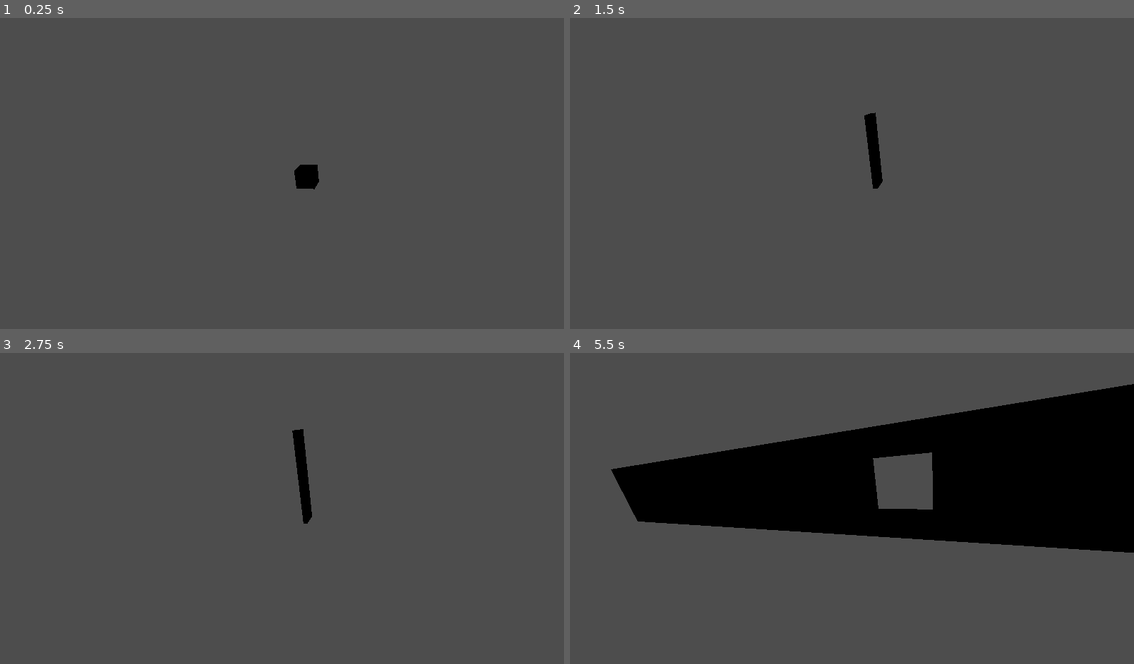
Above: before the commit, frames 1-4 (two rows, left to right).
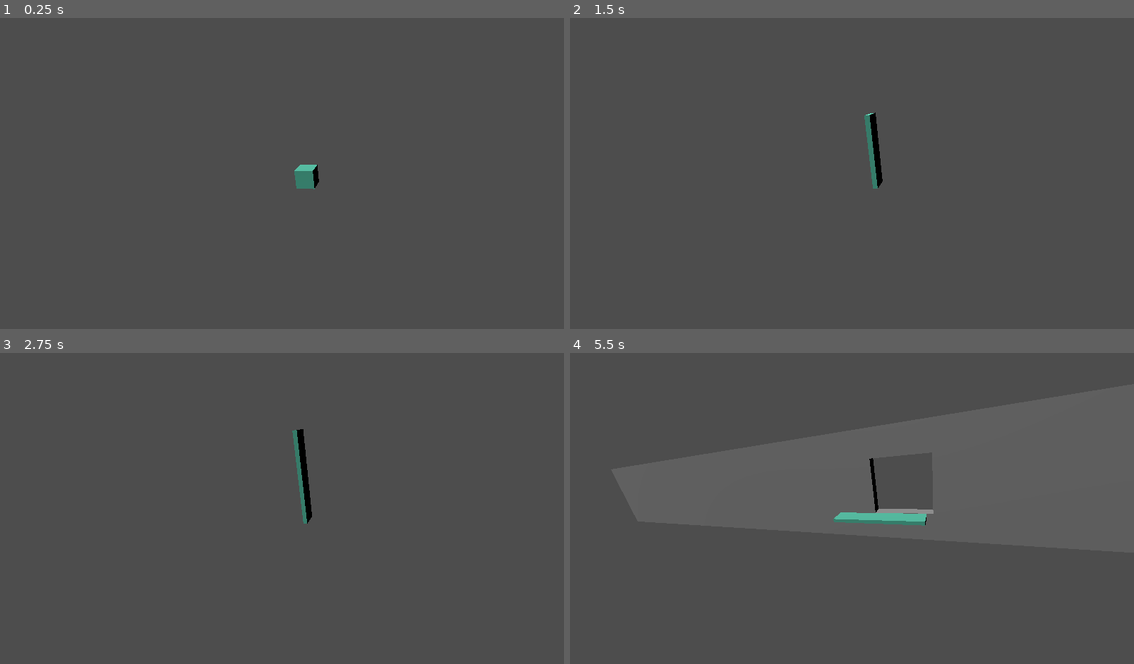
Above: after the commit, the same moments.

Repository: gabriellebrand/Neon-Strech
Game: Godot game, scene res://Scenes/Main.tscn
Same seed, same stepped clock (60 frames per second), same inputs: the game is played once before the commit and once after it.
Inputs:
- Up to frame 1 (0.25 s): no input
- Up to frame 2 (1.5 s): tap Enter at 0.5 s; hold W (stretch_up) 0.53-1.28 s; hold S (stretch_down) from 1.28 s (still down)
- Up to frame 3 (2.75 s): release S (stretch_down) at 2.03 s; hold W (stretch_up) from 2.03 s (still down)
- Up to frame 4 (5.5 s): release W (stretch_up) at 3.53 s; hold S (stretch_down) from 3.53 s (still down)

The runs differ from the first frame. In frame 1, 0.2% of the frame differs, in the area x 52-57%, y 47-56%; in frame 2, 0.2%; in frame 3, 0.2%; in frame 4, 30%, in the area x 7-100%, y 9-65%.

Commit message:
Adiciona luz direcional na cena

Diff:
--- a/GameJam/Scenes/Box.tscn
+++ b/GameJam/Scenes/Box.tscn
@@ -6,7 +6,10 @@
 
 [sub_resource type="BoxMesh" id="BoxMesh_p7kd6"]
 
-[node name="Box" type="CharacterBody3D"]
+[sub_resource type="StandardMaterial3D" id="StandardMaterial3D_1y018"]
+albedo_color = Color(0.302934, 0.710725, 0.606255, 1)
+
+[node name="Box" type="Area3D"]
 transform = Transform3D(1.00054, 0, 0, 0, 1.00054, 0, 0, 0, 1.00054, 0, 0, 0)
 script = ExtResource("1_wyorl")
 
@@ -15,3 +18,4 @@
 
 [node name="MeshInstance3D" type="MeshInstance3D" parent="."]
 mesh = SubResource("BoxMesh_p7kd6")
+surface_material_override/0 = SubResource("StandardMaterial3D_1y018")
--- a/GameJam/Scenes/Main.tscn
+++ b/GameJam/Scenes/Main.tscn
@@ -15,4 +15,7 @@
 wait_time = 3.0
 autostart = true
 
+[node name="DirectionalLight3D" type="DirectionalLight3D" parent="."]
+transform = Transform3D(0.907044, 0.382207, -0.176604, 0, 0.419452, 0.907777, 0.421036, -0.823394, 0.380461, 0, 0, 0)
+
 [connection signal="timeout" from="Timer" to="." method="_on_timer_timeout"]
--- a/GameJam/Scripts/box.gd
+++ b/GameJam/Scripts/box.gd
@@ -1,5 +1,4 @@
-extends CharacterBody3D
-
+extends Area3D
 
 const STRETCH_SPEED = 0.1
 const MINIMUM_STRETCH_Y = 0.2
--- /dev/null
+++ b/GameJam/Scripts/manager.gd
@@ -0,0 +1,11 @@
+extends Node
+
+
+# Called when the node enters the scene tree for the first time.
+func _ready() -> void:
+	pass # Replace with function body.
+
+
+# Called every frame. 'delta' is the elapsed time since the previous frame.
+func _process(delta: float) -> void:
+	pass
Not shown: 1 places in GameJam/Scenes/Box.tscn that only renumber resources
